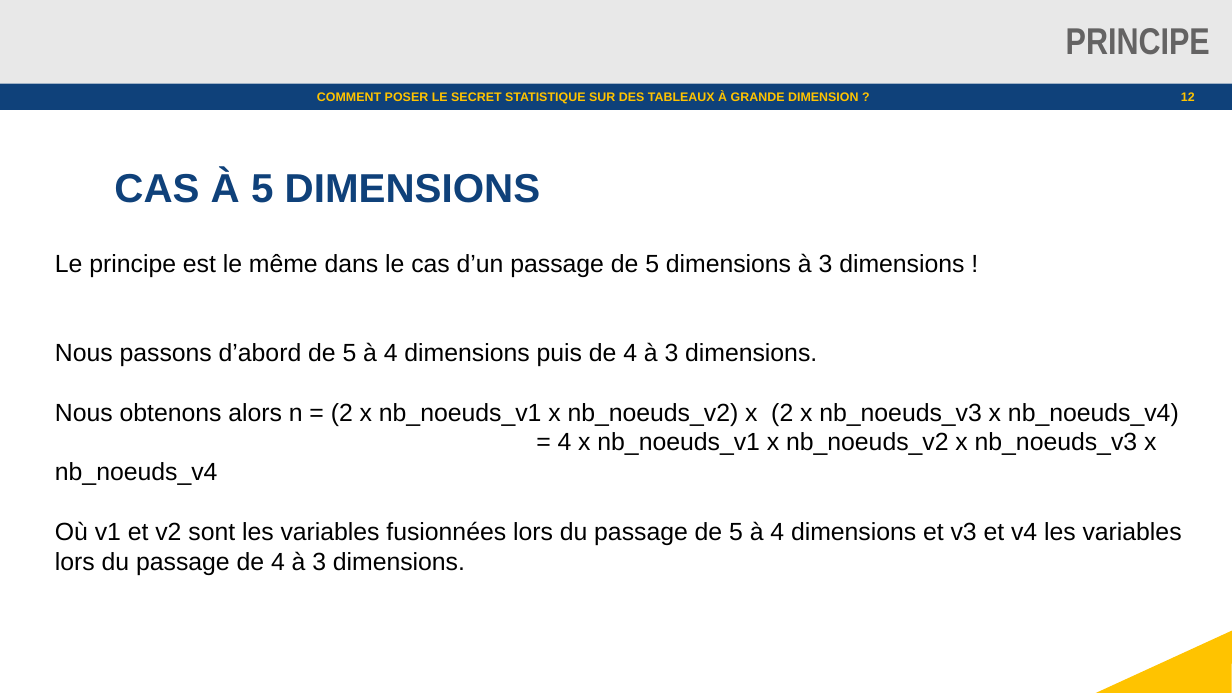
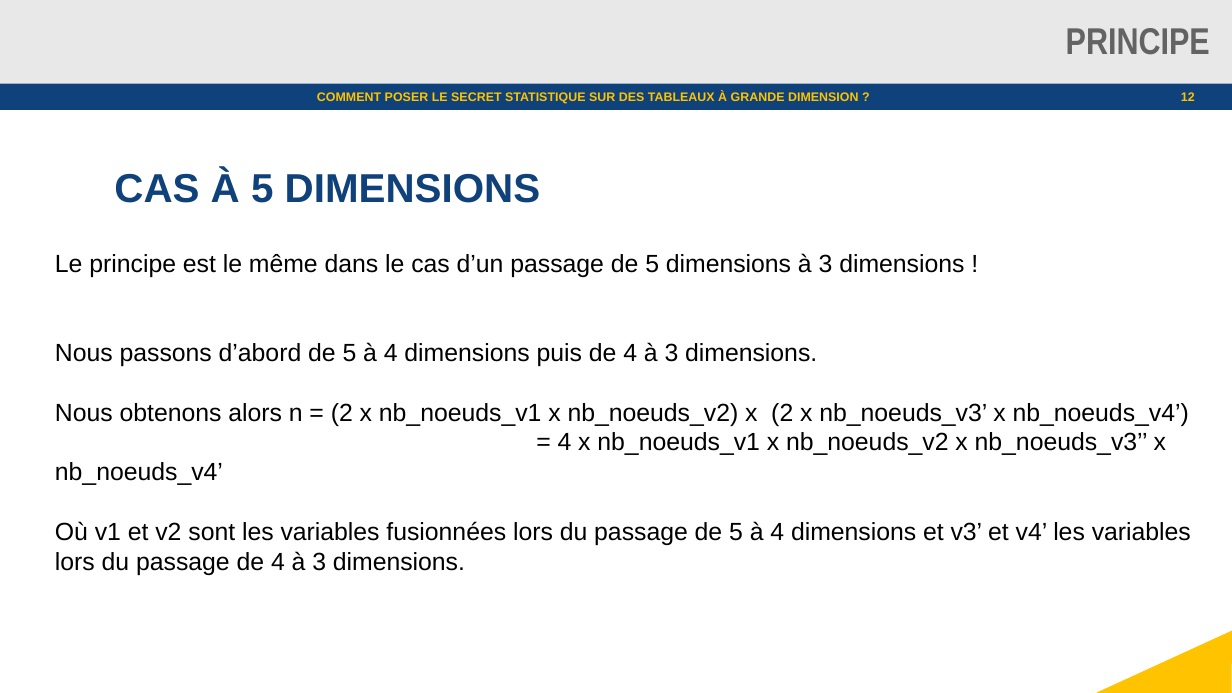
Before and after one commit to julienjamme/stage1A_2023, a slide deck: slide 12 of presentation_mi_parcours.odp. Drawn at 1232x693 pixels with LibreOffice and Linux fonts; fonts in the diff are those of the drawing; background and template pictures are left out. Boxes give left, top, right and bottom in pixels: in the first picture for what was removed or moved away, otherwise in the second. Text is boxed around its words. In the diff, an @@ line names an element or a change of style, - is before the commit and + after.

```diff
--- a/presentation_mi_parcours.odp
+++ b/presentation_mi_parcours.odp
@@ text at box(55, 403, 1191, 575): text changed @@
-Nous obtenons alors n = (2 x nb_noeuds_v1 x nb_noeuds_v2) x (2 x nb_noeuds_v3 x nb_noeuds_v4)
-= 4 x nb_noeuds_v1 x nb_noeuds_v2 x nb_noeuds_v3 x nb_noeuds_v4
-Où v1 et v2 sont les variables fusionnées lors du passage de 5 à 4 dimensions et v3 et v4 les variables lors du passage de 4 à 3 dimensions.
+Nous obtenons alors n = (2 x nb_noeuds_v1 x nb_noeuds_v2) x (2 x nb_noeuds_v3’ x nb_noeuds_v4’)
+= 4 x nb_noeuds_v1 x nb_noeuds_v2 x nb_noeuds_v3’’ x nb_noeuds_v4’
+Où v1 et v2 sont les variables fusionnées lors du passage de 5 à 4 dimensions et v3’ et v4’ les variables lors du passage de 4 à 3 dimensions.
```
Also in this commit, not shown: 6 other slides changed, 2 slides added, 1 slide removed.
